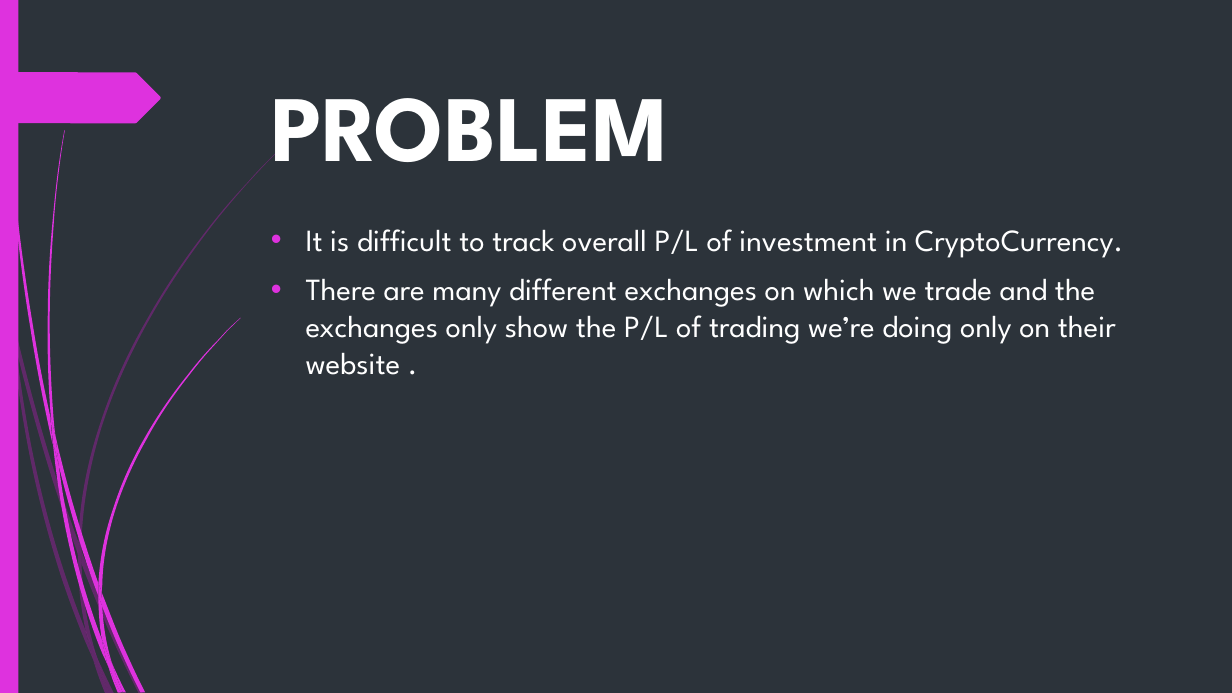
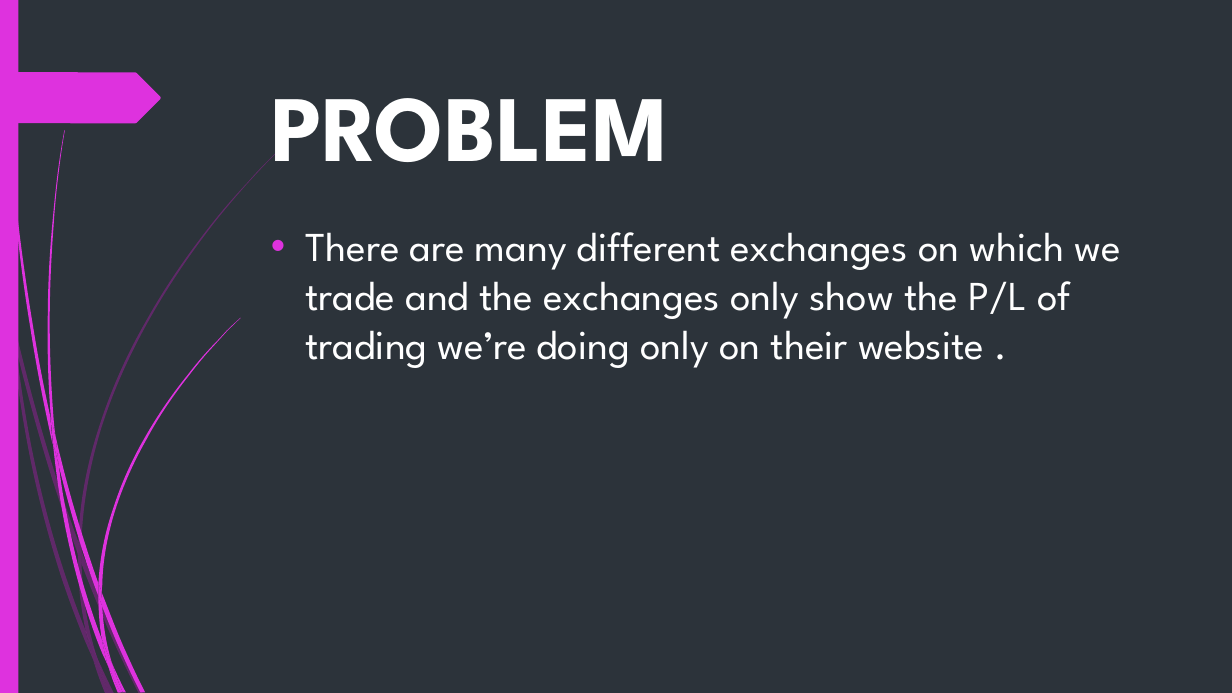
Before and after one commit to ur817/SPM, a slide deck: slide 3 of Presentations/Pitch.pptx (slide 2 before the commit). Drawn at 1232x693 pixels with LibreOffice and Linux fonts; fonts in the diff are those of the drawing. Boxes give left, top, right and bottom in pixels: in the first picture for what was removed or moved away, otherwise in the second. Text is boxed around its words. In the diff, an @@ line names an element or a change of style, - is before the commit and + after.

```diff
--- a/Presentations/Pitch.pptx
+++ b/Presentations/Pitch.pptx
@@ text "There are many different exchanges ..." at (x1=306, y1=232, x2=1121, y2=368): size 24 to 32 pt @@
@@ text at (x1=306, y1=229, x2=1123, y2=258): paragraph removed @@
-• It is difficult to track overall P/L of investment in CryptoCurrency.
```
Also in this commit, not shown: 1 other slide changed, 7 slides added, 4 slides removed.
